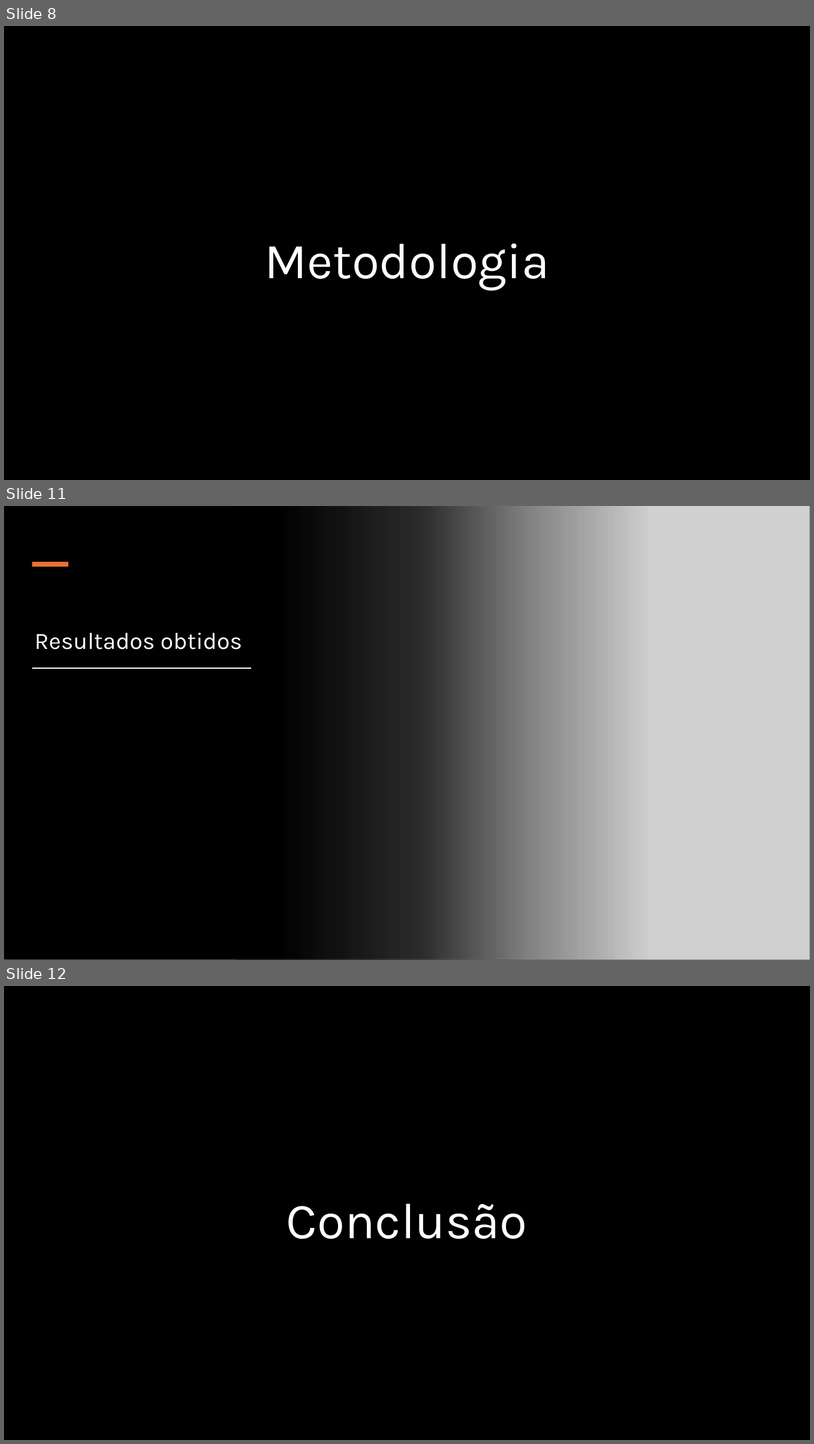
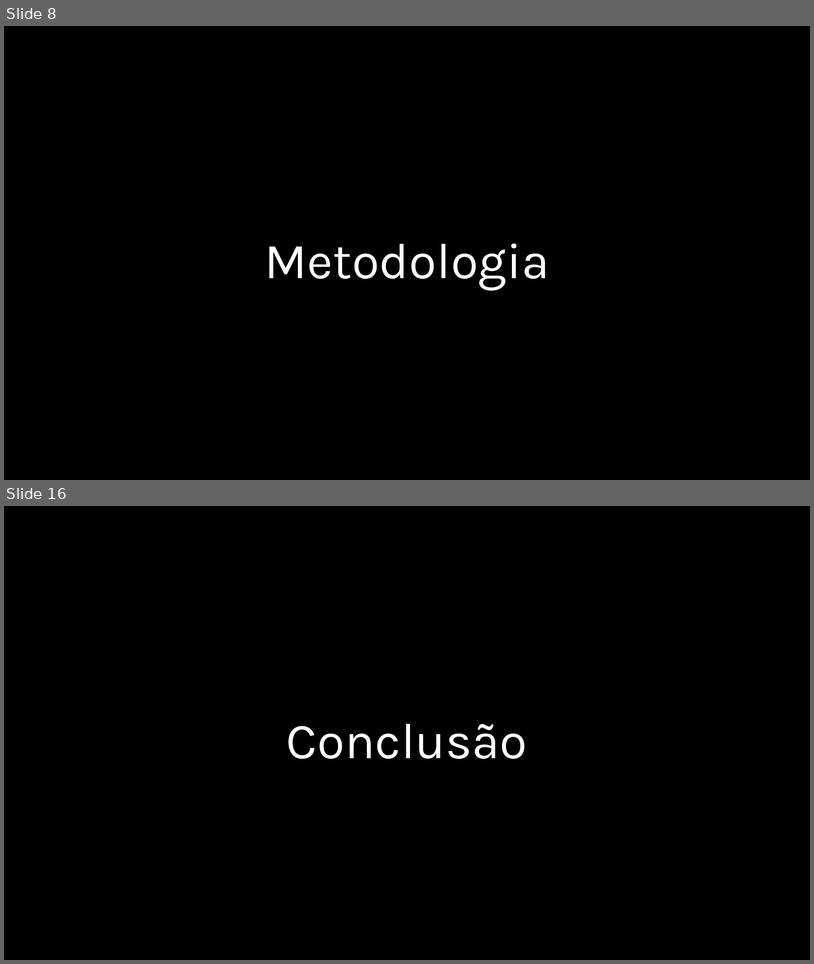
Before and after one commit to DeyvedAntonio/legal_analytics, a slide deck: 05_Documentacao/01_Power_point/Otimização de Custos de Ações Judiciais.pptx. Shown one above the other, each under a label of ours: slides 8, 11 and 12 before the commit, slides 8 and 16 after it; the slides between them are not shown. The pictures are 814x1444 and 814x964 pixels, drawn with LibreOffice and Linux fonts; fonts in the diff are those of the drawing; grey boxes stand for pictures; background and template pictures are left out. Boxes give left, top, right and bottom in pixels: in the first picture for what was removed or moved away, otherwise in the second. Text is boxed around its words. In the diff, an @@ line names an element or a change of style, - is before the commit and + after.

```diff
--- a/05_Documentacao/01_Power_point/Otimização de Custos de Ações Judiciais.pptx
+++ b/05_Documentacao/01_Power_point/Otimização de Custos de Ações Judiciais.pptx
@@ slide 11 removed at bbox=[4, 506, 810, 960], background #FFFFFF @@
@@ rectangle removed at bbox=[4, 506, 650, 960] @@
@@ picture removed at bbox=[237, 506, 810, 960] @@
@@ rectangle removed at bbox=[32, 562, 68, 567] @@
@@ title removed at bbox=[35, 633, 242, 649] @@
-Resultados obtidos
@@ rectangle removed at bbox=[32, 667, 251, 668] @@
@@ what was slide 12 is now slide 16 @@
```
Also in this commit, not shown: 3 slides changed, 5 slides added.
